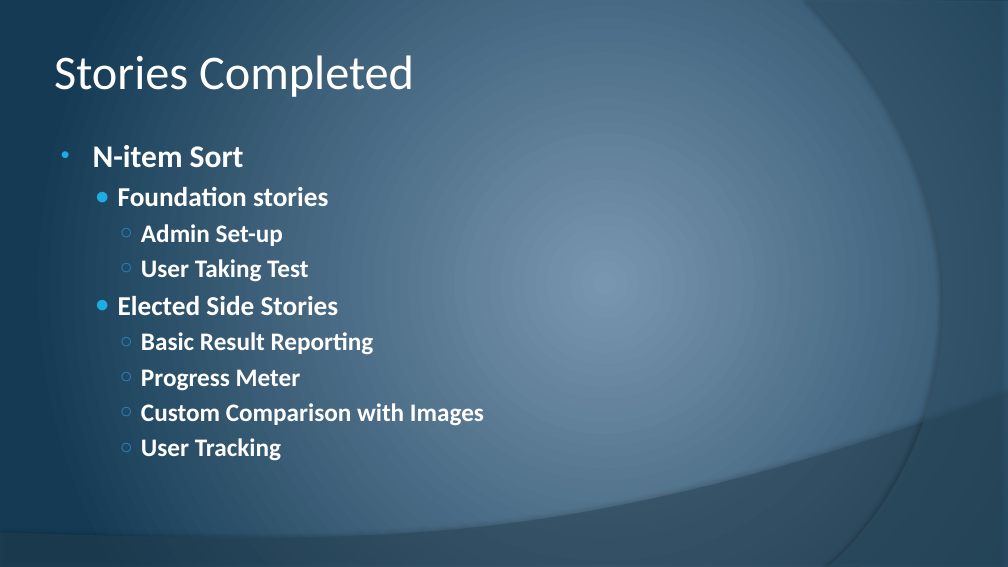
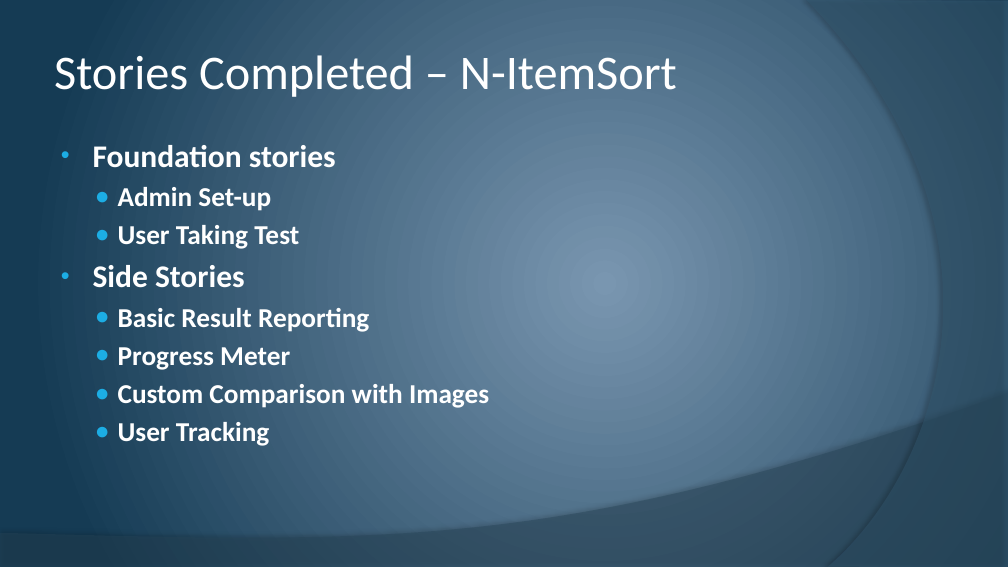
Before and after one commit to cstultz/cis234, a slide deck: slide 3 of assigns/assign10/t1-a10.pptx. Drawn at 1008x567 pixels with LibreOffice and Linux fonts; fonts in the diff are those of the drawing. Boxes give left, top, right and bottom in pixels: in the first picture for what was removed or moved away, otherwise in the second. Text is boxed around its words. In the diff, an @@ line names an element or a change of style, - is before the commit and + after.

```diff
--- a/assigns/assign10/t1-a10.pptx
+++ b/assigns/assign10/t1-a10.pptx
@@ title at bbox=[54, 55, 677, 97]: text changed @@
-Stories Completed
+Stories Completed – N-ItemSort
@@ text at bbox=[93, 145, 244, 168]: paragraph removed @@
-• N-item Sort
@@ text at bbox=[93, 145, 489, 446]: size 26 to 30 pt in "Foundation stories"; size 24 to 26 pt in "Admin Set-up", "User Taking Test", "Basic Result Reporting", "Progress Meter" and 2 more places; bullet ● to •; list level 2 to 1 in "Foundation stories"; bullet ○ to ●; list level 3 to 2 in "Admin Set-up"; bullet colour #2683C6 to #1CADE4; list level 3 to 2 in "User Taking Test"; list level 3 to 2 in "Basic Result Reporting"; list level 3 to 2 in "Progress Meter"; list level 3 to 2 in "Custom Comparison with Images"; list level 3 to 2 in "User Tracking" @@
@@ text at bbox=[93, 265, 245, 288]: text changed; size 26 to 30 pt @@
-  ● Elected Side Stories
+• Side Stories
```
Also in this commit, not shown: 3 other slides changed, 7 slides added, 2 slides removed, 2 other files.
